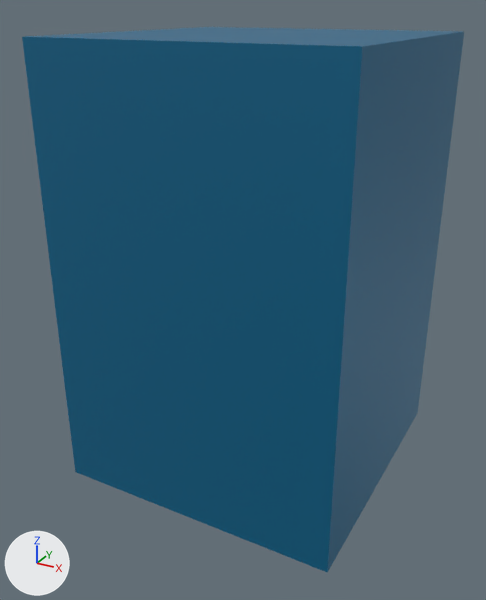
An edit to the glTF model Assets/Chaps/All/Chars/Char18/Parts/Char18-Leg1.gltf, drawn before and after from the same camera.
Before and after are seen from a 50 mm camera at (8.04, 0.04, 5.17) aimed at (5.95, 3.85, 3.26). Every picture has the same lights, and +X, +Y and +Z are marked at lower left. The first picture is the older version. Where no turn or scale is listed for an object, it has been applied to the vertices. Vertices at exactly the same position are counted once.

The scene before the commit, as lines of its bpy script (objects in view):
```python
me_mesh_0 = bpy.data.meshes.new('Mesh_0')
me_mesh_0.from_pydata(...)  # 34 vertices, 64 faces; spans x 5.0..7.0, y 3.0..5.0, z 2.0..5.0
me_mesh_0.materials.append(mat_material_1)
ob_mesh_0 = bpy.data.objects.new('Mesh_0', me_mesh_0)
ob_mesh_0.location = (0.0, 0.0, 0.0)
```
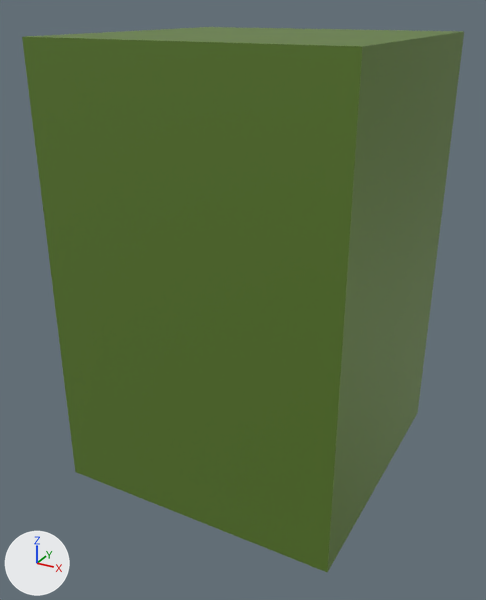
Boxes (x1, y1, x2, y2) around the edits, measured in the pictures (486 x 600 px):
part 1 of me_mesh_0, recoloured (cyan to green): (22, 27, 464, 572) in both

The change in detail:
me_mesh_0 has 34 vertices, 64 faces and spans x 5.0..7.0, y 3.0..5.0, z 2.0..5.0.
me_mesh_0 is used by ob_mesh_0; location (0.0, 0.0, 0.0).
me_mesh_0 part 1: 64 faces centred in x 5.0..7.0, y 3.0..5.0, z 2.0..5.0 are repainted in the vertex colours; the middle colour goes from cyan #00668d to green #628232.
